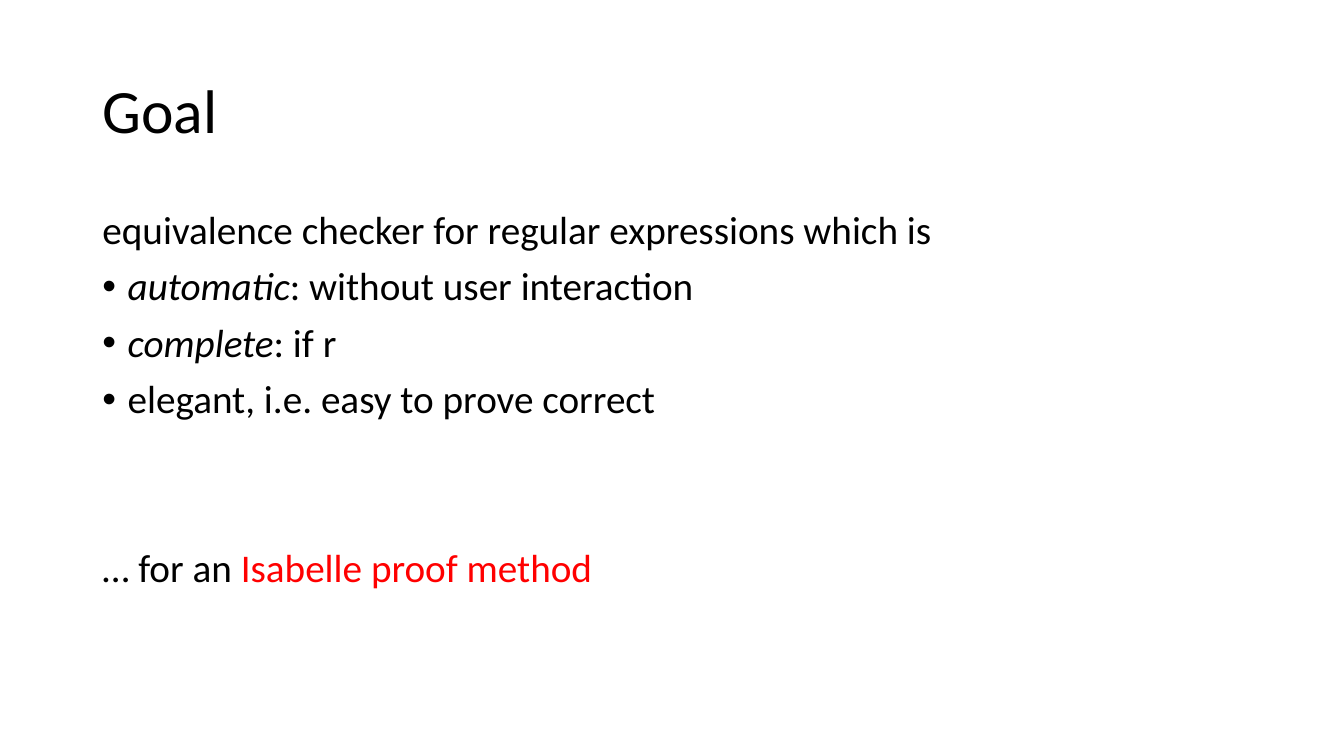
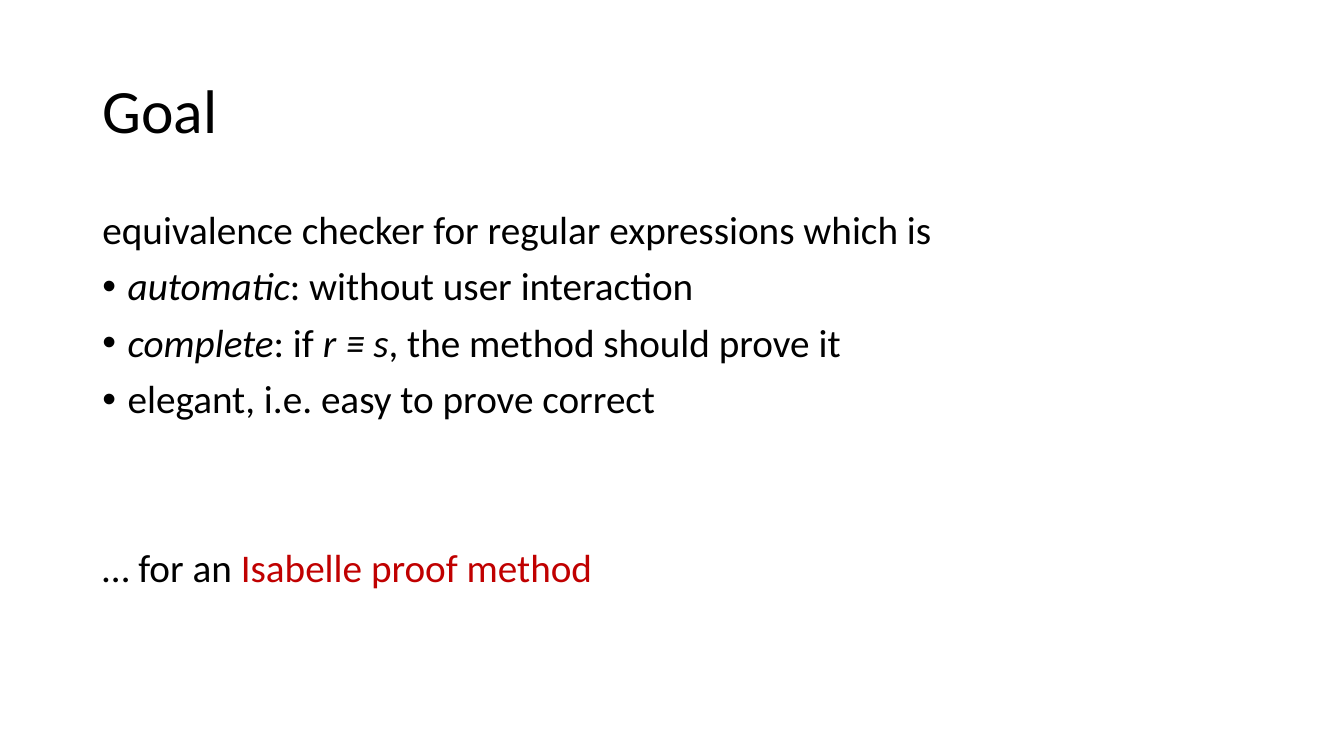
Before and after one commit to Helli/fds_seminar, a slide deck: slide 2 of slides.pptx. Drawn at 1344x756 pixels with LibreOffice and Linux fonts; fonts in the diff are those of the drawing. Boxes give left, top, right and bottom in pixels: in the first picture for what was removed or moved away, otherwise in the second. Text is boxed around its words. In the diff, an @@ line names an element or a change of style, - is before the commit and + after.

```diff
--- a/slides.pptx
+++ b/slides.pptx
@@ text at (128, 329, 841, 364): text changed; italic off @@
-• complete: if r
+• complete: if r ≡ s, the method should prove it
@@ text at (138, 554, 592, 589): text colour #FF0000 to #C00000 in "Isabelle proof method" @@
```
Also in this commit, not shown: 2 other slides changed, 1 slide added.
